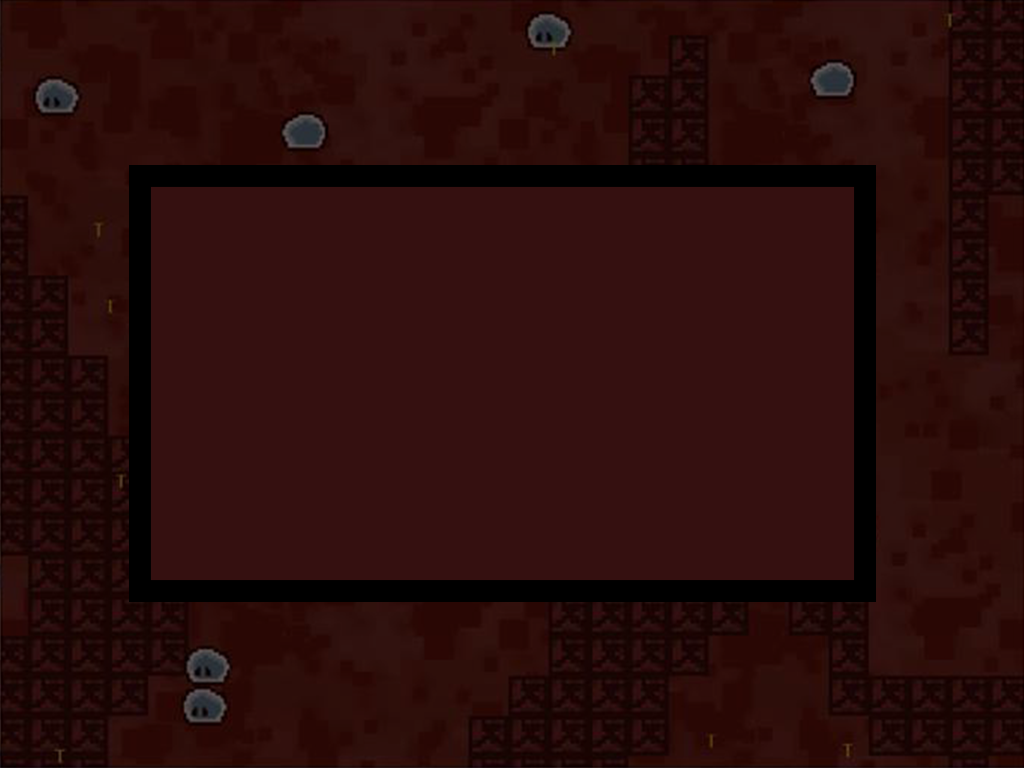
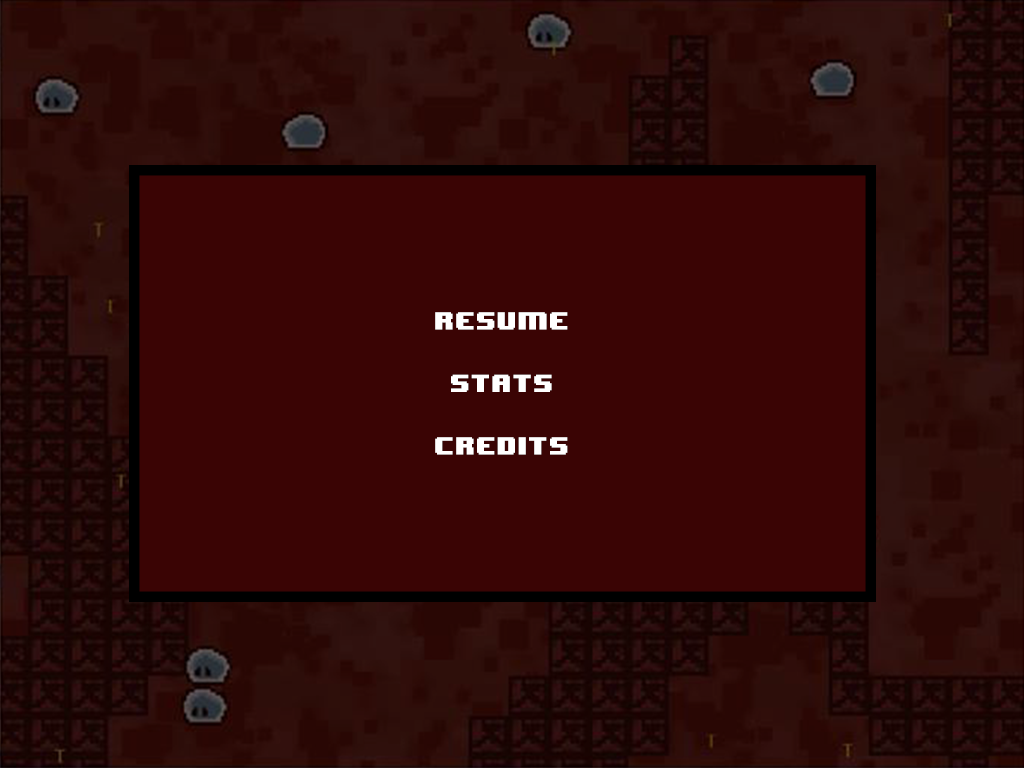
Layer changes from the first 1024px x 768px image to the second:
added layer "RESUME STATS CREDITS" above "Rectangle 1" over [435, 312, 568, 455]
painted on "Rectangle 1" over [139, 175, 866, 592]
